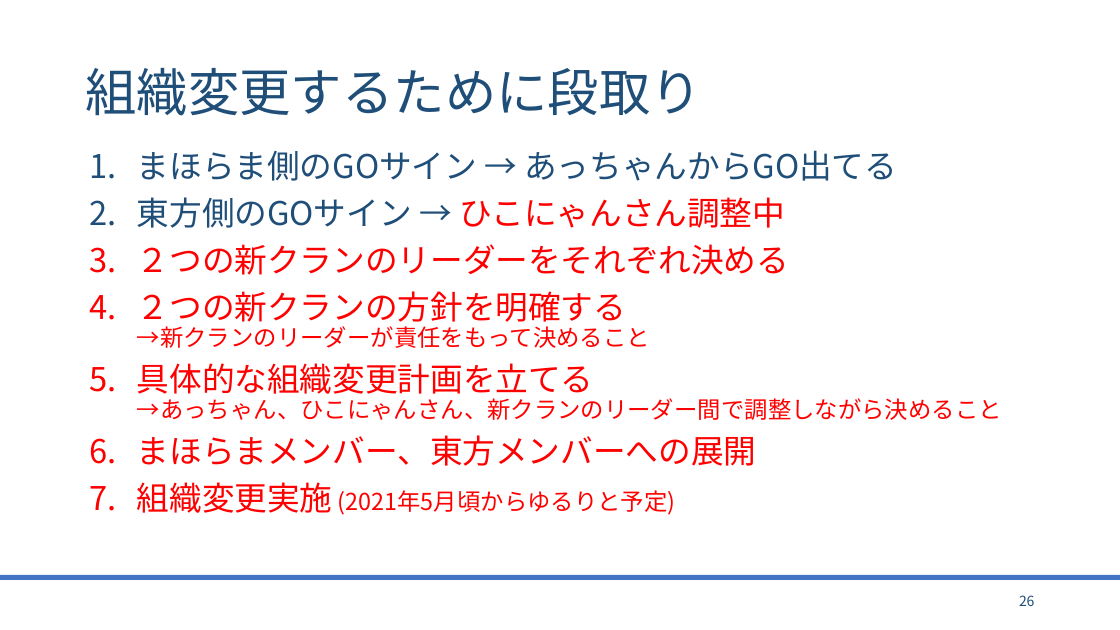
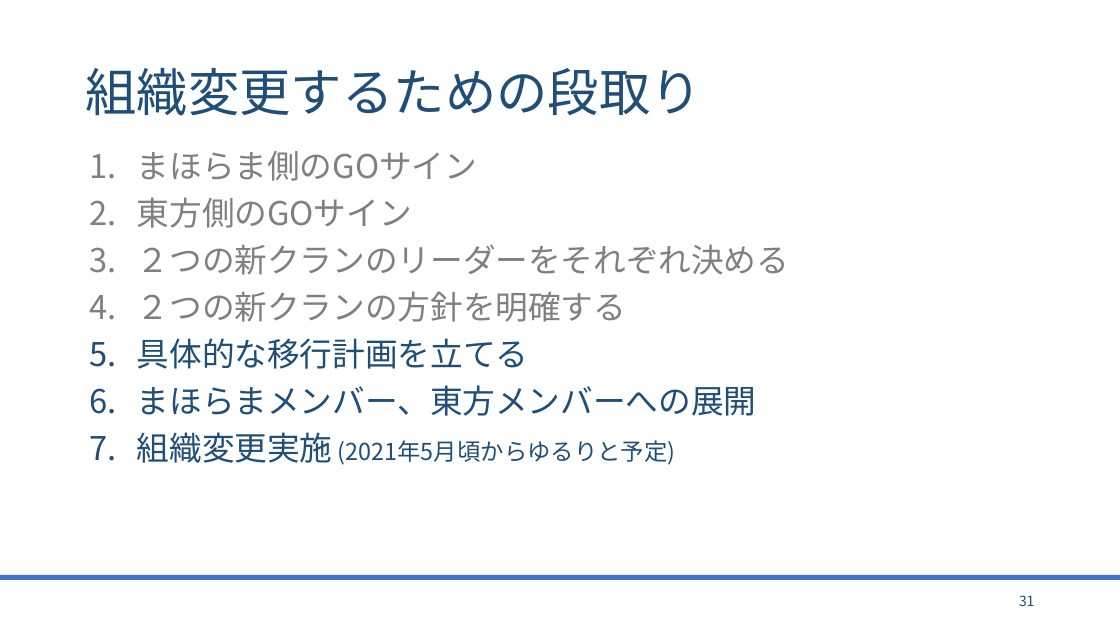
Before and after one commit to bigtreeCoC/documents, a slide deck: slide 31 of 東方とまほらまの今後について.pptx (slide 26 before the commit). Drawn at 1120x630 pixels with LibreOffice and Linux fonts; fonts in the diff are those of the drawing. Boxes give left, top, right and bottom in pixels: in the first picture for what was removed or moved away, otherwise in the second. Text is boxed around its words. In the diff, an @@ line names an element or a change of style, - is before the commit and + after.

Commit message:
東方とまほらま(4版) TOMARIGIについて

```diff
--- a/東方とまほらまの今後について.pptx
+++ b/東方とまほらまの今後について.pptx
@@ title at box(85, 68, 701, 116): text changed @@
-組織変更するために段取り
+組織変更するための段取り
@@ text at box(137, 151, 477, 228): text changed; text colour #1F4E79 to #808080 @@
-1. まほらま側のGOサイン → あっちゃんからGO出てる
-2. 東方側のGOサイン → ひこにゃんさん調整中
+1. まほらま側のGOサイン
+2. 東方側のGOサイン
@@ text at box(137, 244, 789, 465): text colour #FF0000 to #808080 in "２つの新クランのリーダーをそれぞれ決める"; text colour #FF0000 to #1F4E79 in "まほらまメンバー、東方メンバーへの展開", "組織変更実施 (2021年5月頃からゆるりと予定)" @@
@@ text at box(137, 291, 626, 369): text changed; size 20 to 28 pt; text colour #FF0000 to #808080 @@
-4. ２つの新クランの方針を明確する
-   →新クランのリーダーが責任をもって決めること
-5. 具体的な組織変更計画を立てる
-   →あっちゃん、ひこにゃんさん、新クランのリーダー間で調整しながら決めること
+4. ２つの新クランの方針を明確する
+5. 具体的な移行計画を立てる
@@ page number at box(1019, 595, 1035, 606): text changed @@
-26
+31
```
Also in this commit, not shown: 10 other slides changed, 9 slides added, 3 other files.
